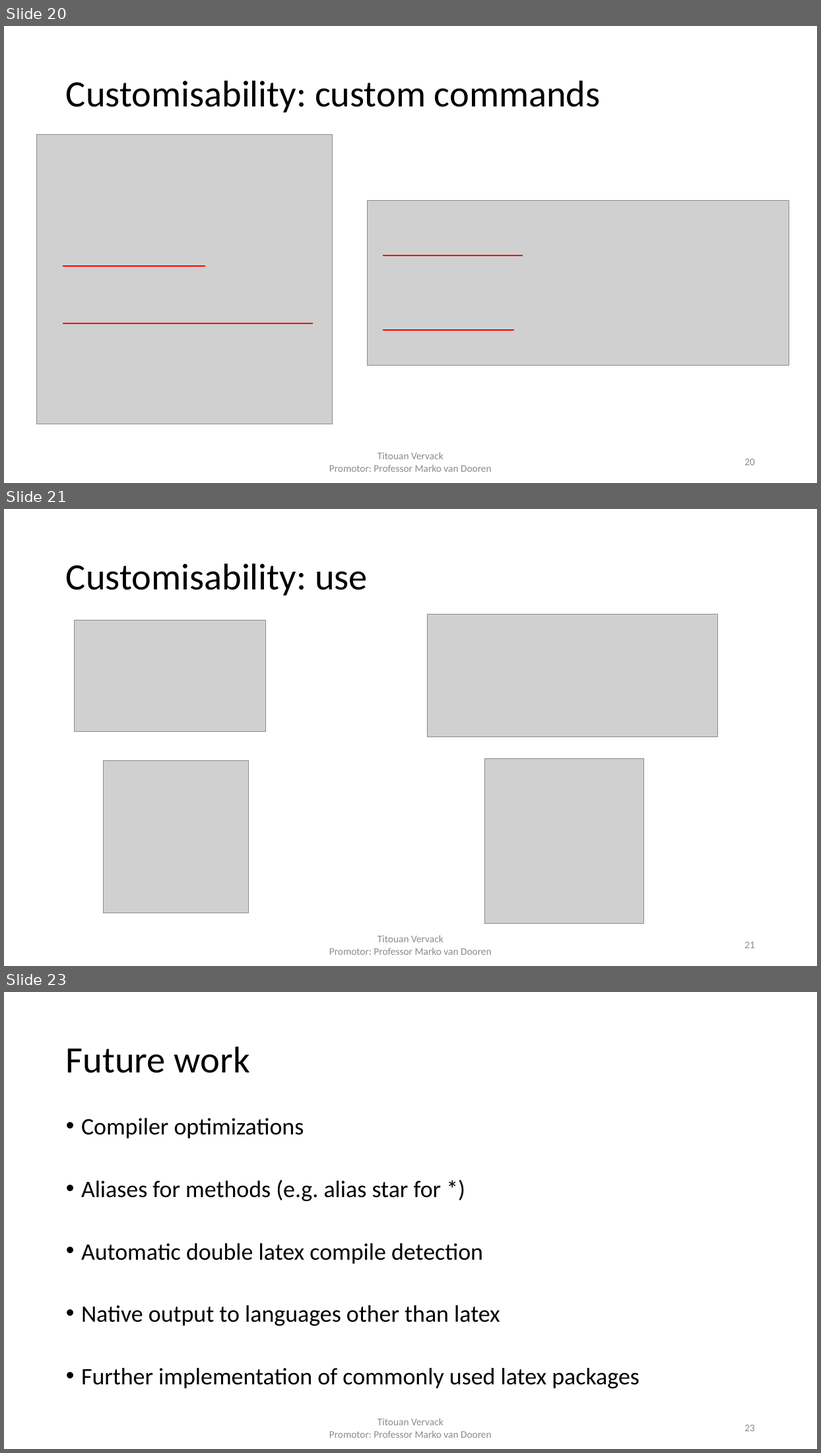
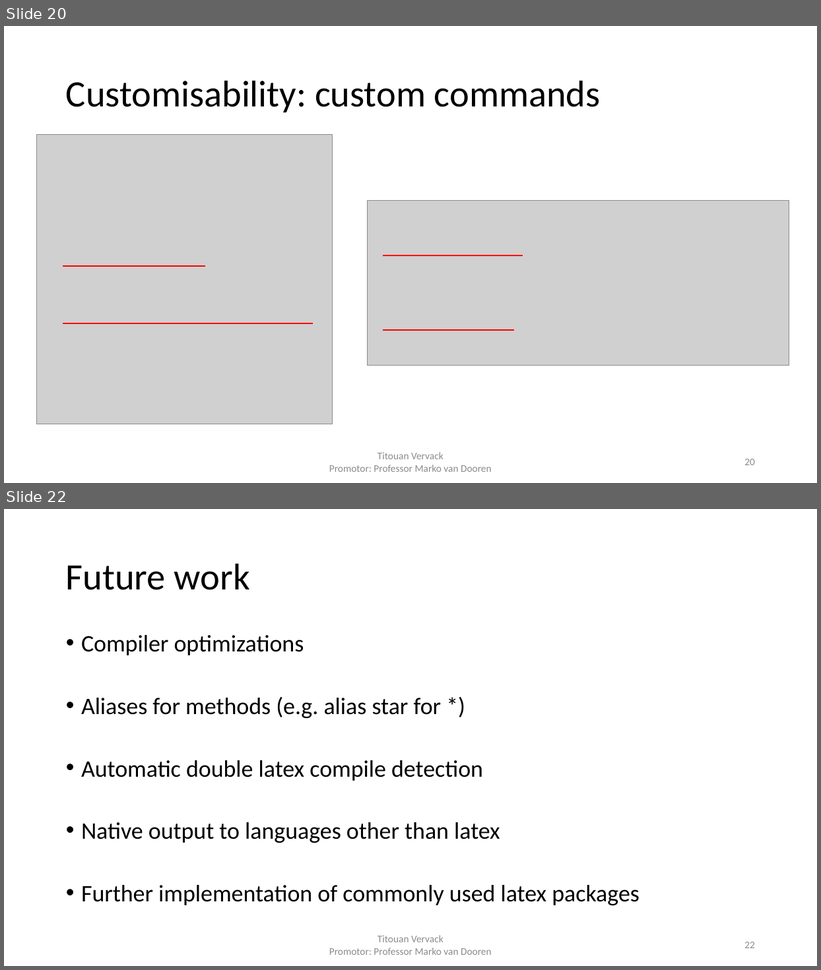
Before and after one commit to FlashYoshi/neio, a slide deck: presentation/Intermediate Presentation.pptx. Shown one above the other, each under a label of ours: slides 20, 21 and 23 before the commit, slides 20 and 22 after it; the slides between them are not shown. The pictures are 821x1453 and 821x970 pixels, drawn with LibreOffice and Linux fonts; fonts in the diff are those of the drawing; grey boxes stand for pictures. Boxes give left, top, right and bottom in pixels: in the first picture for what was removed or moved away, otherwise in the second. Text is boxed around its words. In the diff, an @@ line names an element or a change of style, - is before the commit and + after.

```diff
--- a/presentation/Intermediate Presentation.pptx
+++ b/presentation/Intermediate Presentation.pptx
@@ slide 21 removed at bbox=[4, 509, 817, 966], background #FFFFFF @@
@@ title removed at bbox=[66, 563, 368, 595] @@
-Customisability: use
@@ picture removed at bbox=[74, 620, 266, 731] @@
@@ picture removed at bbox=[427, 615, 718, 737] @@
@@ picture removed at bbox=[104, 761, 249, 913] @@
@@ picture removed at bbox=[484, 758, 644, 923] @@
@@ text removed at bbox=[329, 935, 492, 955] @@
-Titouan Vervack
-Promotor: Professor Marko van Dooren
@@ page number removed at bbox=[745, 942, 755, 949] @@
-21
@@ what was slide 23 is now slide 22 @@
@@ page number at bbox=[745, 942, 755, 949]: text changed @@
-23
+22
```
Also in this commit, not shown: 1 slide changed, 1 other file.
